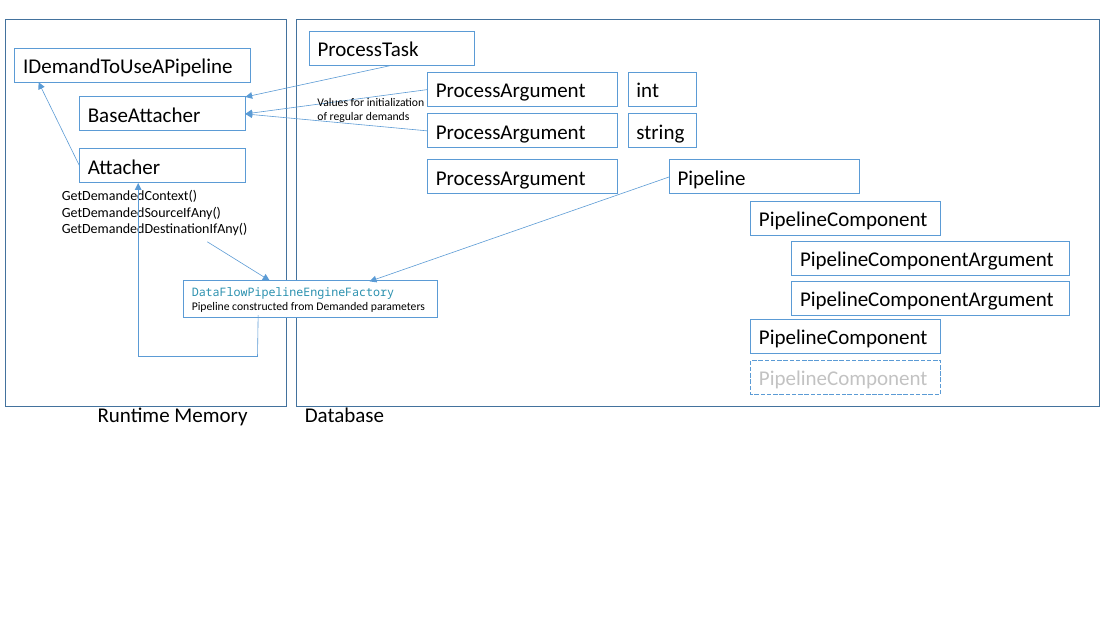
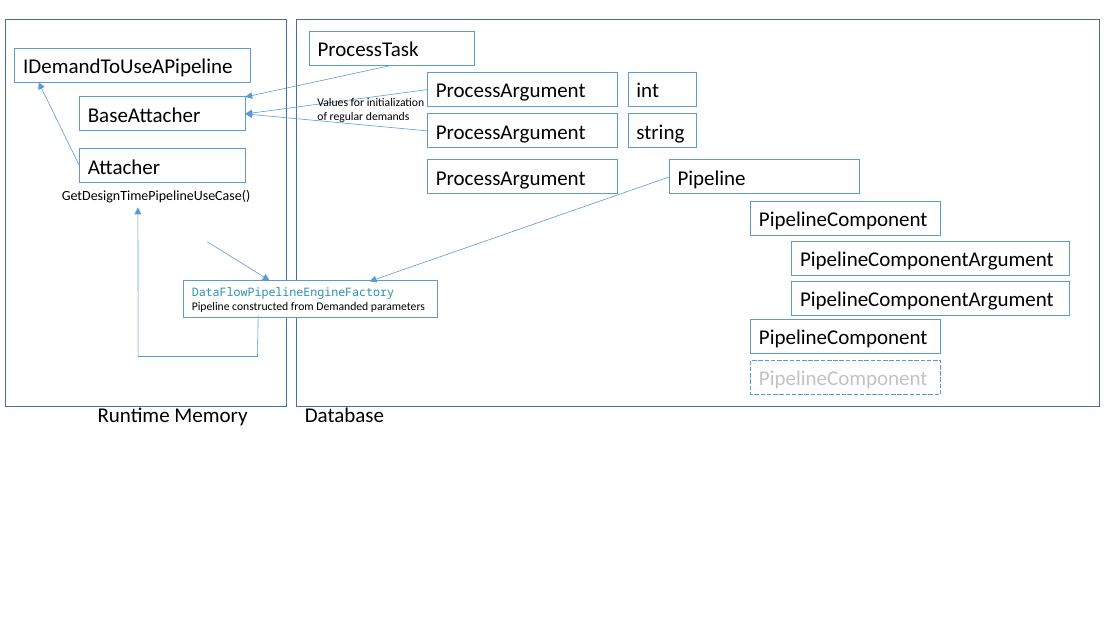
Before and after one commit to HicServices/RDMP, a slide deck: slide 1 of Documentation/DemandsPipeline.pptx. Drawn at 1120x630 pixels with LibreOffice and Linux fonts; fonts in the diff are those of the drawing. Boxes give left, top, right and bottom in pixels: in the first picture for what was removed or moved away, otherwise in the second. Text is boxed around its words. In the diff, an @@ line names an element or a change of style, - is before the commit and + after.

```diff
--- a/Documentation/DemandsPipeline.pptx
+++ b/Documentation/DemandsPipeline.pptx
@@ text at <box>62,190,250,203</box>: text changed @@
-GetDemandedContext()
+GetDesignTimePipelineUseCase()
@@ text removed at <box>62,205,221,221</box> @@
-GetDemandedSourceIfAny()
@@ arrow moved from (139, 356) - (139, 183) to (139, 356) - (138, 208) @@
@@ text removed at <box>62,221,248,237</box> @@
-GetDemandedDestinationIfAny()
```
Also in this commit, not shown: 20 other files.
